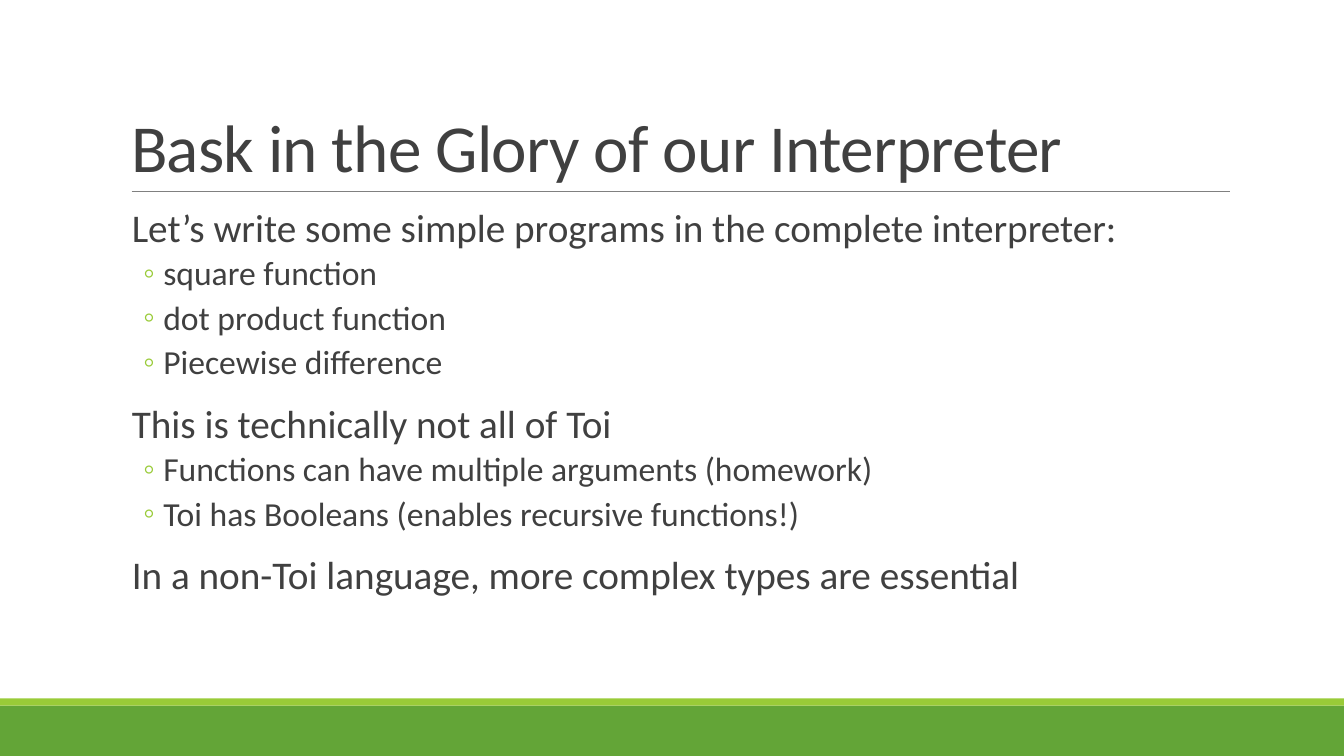
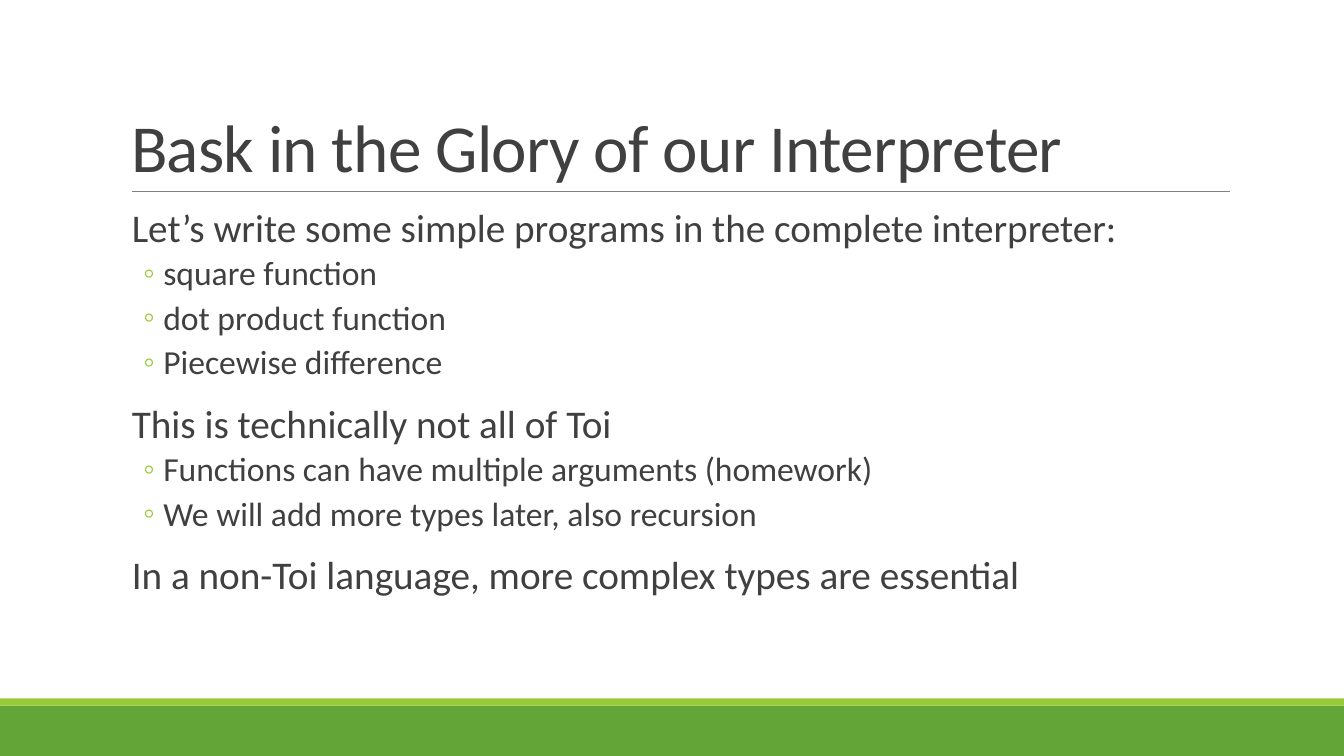
Before and after one commit to rbohrer/pl-course, a slide deck: slide 33 of LectureSlides/05Evaluators.pptx. Drawn at 1344x756 pixels with LibreOffice and Linux fonts; fonts in the diff are those of the drawing. Boxes give left, top, right and bottom in pixels: in the first picture for what was removed or moved away, otherwise in the second. Text is boxed around its words. In the diff, an @@ line names an element or a change of style, - is before the commit and + after.

```diff
--- a/LectureSlides/05Evaluators.pptx
+++ b/LectureSlides/05Evaluators.pptx
@@ text at [163,502,757,532]: text changed @@
-  ◦ Toi has Booleans (enables recursive functions!)
+  ◦ We will add more types later, also recursion
```
Also in this commit, not shown: 6 other slides changed.
